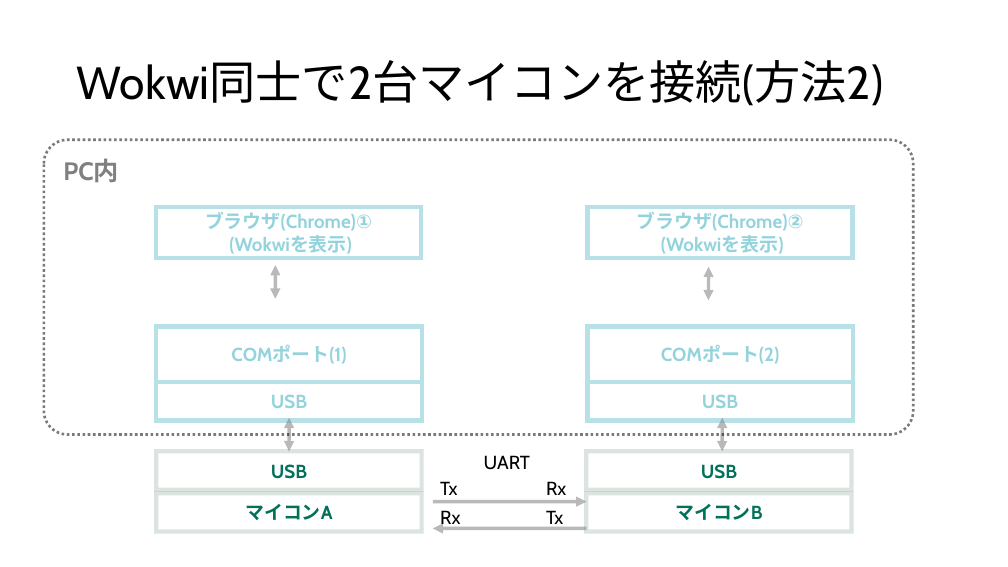
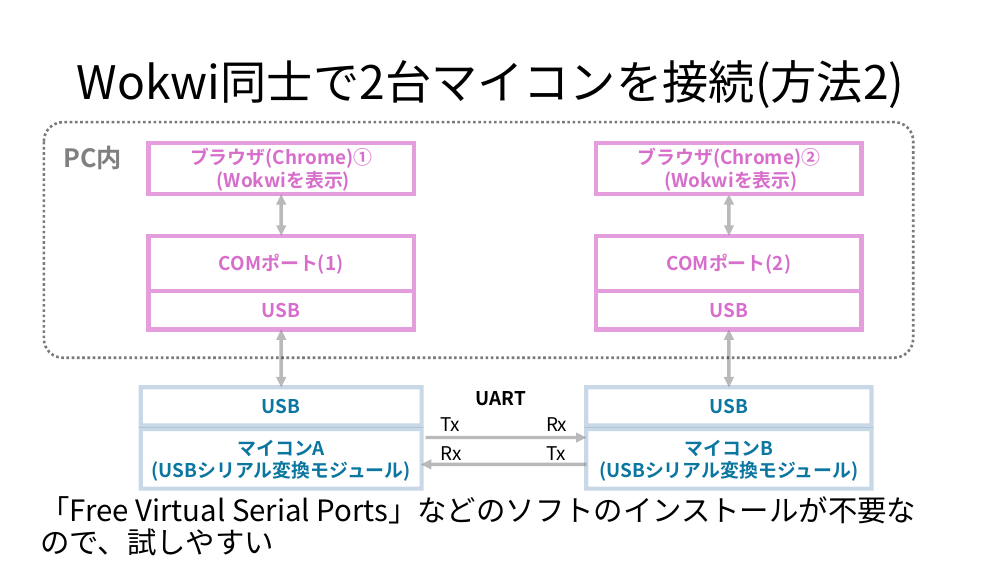
Before and after one commit to potechisakura/ren01, a slide deck: slide 13 of 01.pptx (slide 11 before the commit). Drawn at 1008x567 pixels with LibreOffice and Linux fonts; fonts in the diff are those of the drawing. Boxes give left, top, right and bottom in pixels: in the first picture for what was removed or moved away, otherwise in the second. Text is boxed around its words. In the diff, an @@ line names an element or a change of style, - is before the commit and + after.

```diff
--- a/01.pptx
+++ b/01.pptx
@@ rounded rectangle: place and size @@
-rounded rectangle at [44,140,913,435]
+rounded rectangle at [44,123,913,358]
@@ text "PC内": place and size @@
-text "PC内" at [63,159,119,182]
+text "PC内" at [63,145,122,169]
@@ rectangle "ブラウザ(Chrome)①": place and size @@
-rectangle "ブラウザ(Chrome)①" at [156,207,421,259]
+rectangle "ブラウザ(Chrome)①" at [149,143,414,194]
@@ rectangle "ブラウザ(Chrome)②": place and size @@
-rectangle "ブラウザ(Chrome)②" at [588,207,853,259]
+rectangle "ブラウザ(Chrome)②" at [597,143,862,194]
@@ double arrow moved from (275, 299) - (275, 265) to (281, 236) - (281, 194) @@
@@ double arrow moved from (709, 300) - (709, 267) to (729, 236) - (729, 194) @@
@@ rectangle "COMポート(1)": place and size @@
-rectangle "COMポート(1)" at [157,327,422,382]
+rectangle "COMポート(1)" at [149,236,414,291]
@@ font Cabin to Noto Sans CJK JP, text colour #92D3DC to #D86ECC; outline #B7E1E7 4 pt to #E59EDD 4 pt in 6 elements at [149,143,414,194], [597,143,862,194], [149,236,414,291], [149,291,414,330], [597,291,862,330], [597,236,862,291] @@
@@ rectangle "COMポート(2)": place and size @@
-rectangle "COMポート(2)" at [588,327,853,382]
+rectangle "COMポート(2)" at [597,236,862,291]
@@ rectangle "USB": place and size @@
-rectangle "USB" at [157,382,422,420]
+rectangle "USB" at [149,291,414,330]
@@ rectangle "USB": place and size @@
-rectangle "USB" at [588,382,853,420]
+rectangle "USB" at [597,291,862,330]
@@ double arrow moved from (289, 451) - (289, 418) to (281, 387) - (281, 330) @@
@@ double arrow moved from (722, 451) - (722, 418) to (729, 387) - (729, 330) @@
@@ rectangle "USB": place and size @@
-rectangle "USB" at [157,451,422,490]
+rectangle "USB" at [141,387,422,426]
@@ rectangle "USB" at [141,387,422,426]: font Cabin to Noto Sans CJK JP, text colour #017058 to #0B76A0; outline #69917C 4 pt to #215F9A 4 pt @@
@@ text "UART": place and size @@
-text "UART" at [484,455,530,470]
+text "UART" at [476,391,526,406]
@@ text "UART" at [476,391,526,406]: font Cabin to Noto Sans CJK JP, bold on @@
@@ rectangle "USB" at [587,387,872,426]: font Cabin to Noto Sans CJK JP, text colour #017058 to #0B76A0; outline #69917C 4 pt to #215F9A 4 pt @@
@@ rectangle "USB": place and size @@
-rectangle "USB" at [587,451,852,490]
+rectangle "USB" at [587,387,872,426]
@@ rectangle "マイコンA": place and size @@
-rectangle "マイコンA" at [157,493,422,532]
+rectangle "マイコンA" at [141,430,422,489]
@@ rectangle "マイコンA" at [141,430,422,489]: outline #69917C 4 pt to #215F9A 4 pt @@
@@ text in rectangle at [237,440,325,456]: font Cabin to Noto Sans CJK JP, text colour #017058 to #0B76A0 in "マイコンA" @@
@@ arrow moved from (433, 502) - (587, 502) to (426, 438) - (587, 438) @@
@@ font Cabin to Noto Sans CJK JP in 6 elements at [77,60,905,108], [63,145,122,169], [440,417,460,431], [546,417,567,431], [440,446,461,466], [546,446,566,466] @@
@@ 4 texts: place and size @@
-4 texts at [440,481,566,529]
+4 texts at [440,417,567,466]
@@ rectangle "マイコンB (USBシリアル変換モジュール)" at [587,430,872,489]: outline #69917C 4 pt to #215F9A 4 pt @@
@@ rectangle "マイコンB (USBシリアル変換モジュール)": place and size @@
-rectangle "マイコンB (USBシリアル変換モジュール)" at [587,493,852,532]
+rectangle "マイコンB (USBシリアル変換モジュール)" at [587,430,872,489]
@@ text in rectangle at [599,440,858,481]: text changed; font Cabin to Noto Sans CJK JP; text colour #017058 to #0B76A0 @@
-マイコンB
+マイコンB
+(USBシリアル変換モジュール)
@@ text in rectangle at [152,461,411,481]: paragraph added @@
+(USBシリアル変換モジュール)
@@ arrow moved from (587, 529) - (433, 529) to (587, 464) - (421, 464) @@
@@ text added at [40,496,916,556], 28 pt, text #000000 @@
+「Free Virtual Serial Ports」などのソフトのインストールが不要なので、試しやすい
```
Also in this commit, not shown: 25 other slides changed, 3 slides added.
